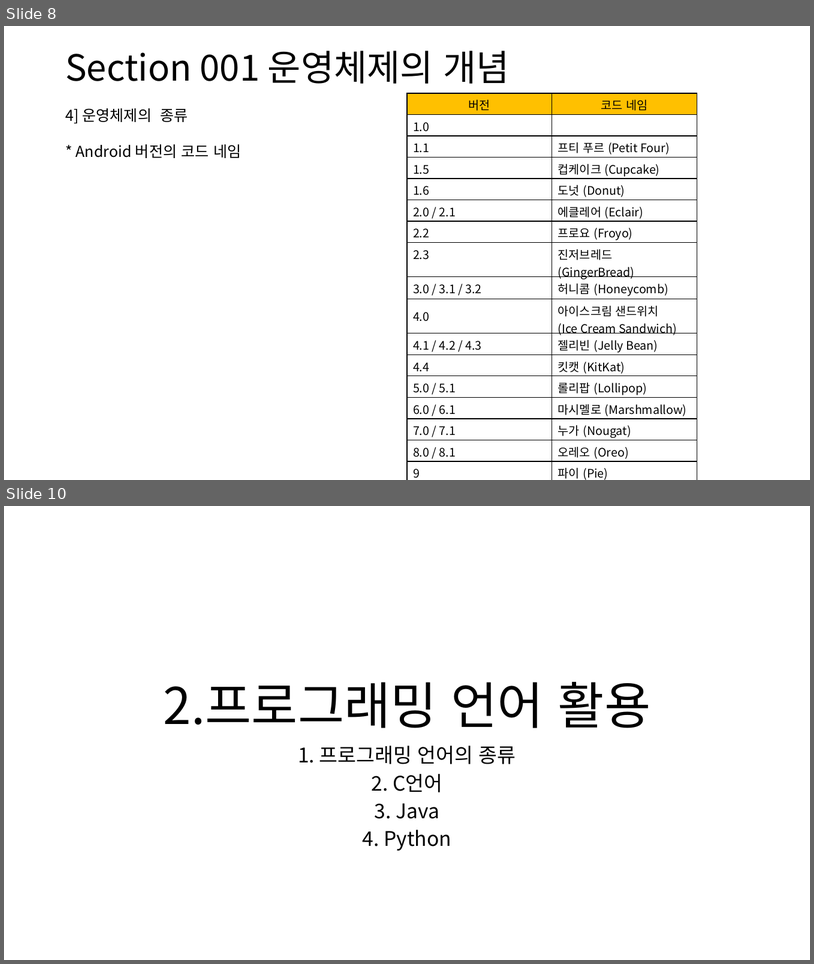
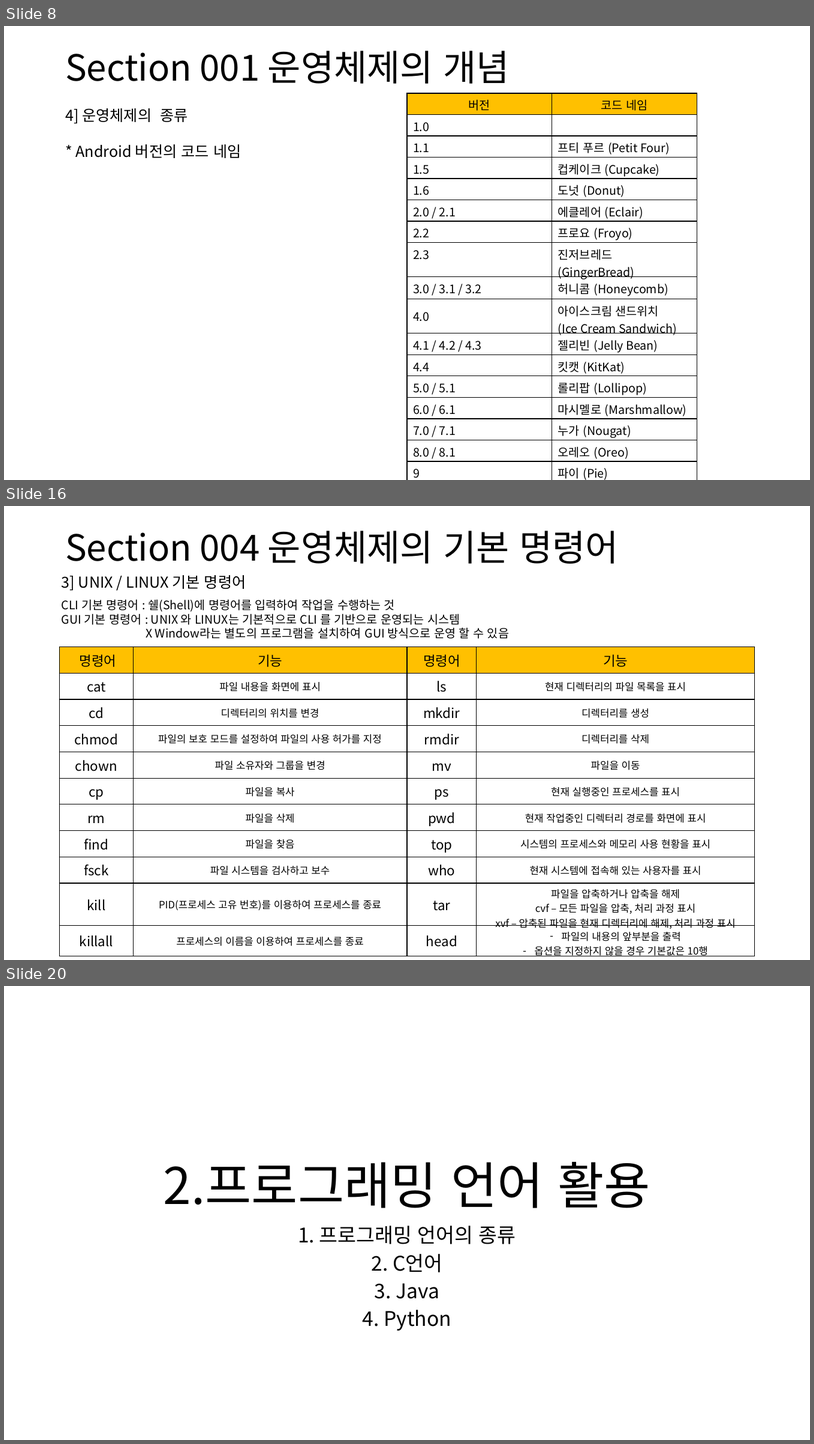
Before and after one commit to DreamSH-J/Certification, a slide deck: 실기 정리/정보처리 기능사 실기.pptx. Shown one above the other, each under a label of ours: slides 8 and 10 before the commit, slides 8, 16 and 20 after it; the slides between them are not shown. The pictures are 814x964 and 814x1444 pixels, drawn with LibreOffice and Linux fonts; fonts in the diff are those of the drawing. Boxes give left, top, right and bottom in pixels: in the first picture for what was removed or moved away, otherwise in the second. Text is boxed around its words. In the diff, an @@ line names an element or a change of style, - is before the commit and + after.

```diff
--- a/실기 정리/정보처리 기능사 실기.pptx
+++ b/실기 정리/정보처리 기능사 실기.pptx
@@ slide 16 added at [4,506,810,960], background #FFFFFF @@
@@ text added at [65,531,619,564], 42.9 pt, text #000000 @@
+Section 004 운영체제의 기본 명령어
@@ text added at [62,575,509,639], 14 pt, text #000000 @@
+3] UNIX / LINUX 기본 명령어
+CLI 기본 명령어 : 쉘(Shell)에 명령어를 입력하여 작업을 수행하는 것
+GUI 기본 명령어 : UNIX 와 LINUX는 기본적으로 CLI 를 기반으로 운영되는 시스템
+X Window라는 별도의 프로그램을 설치하여 GUI 방식으로 운영 할 수 있음
@@ table added at [60,647,755,958], 11 rows, 4 columns @@
+명령어 | 기능 | 명령어 | 기능
+cat | 파일 내용을 화면에 표시 | ls | 현재 디렉터리의 파일 목록을 표시
+cd | 디렉터리의 위치를 변경 | mkdir | 디렉터리를 생성
+chmod | 파일의 보호 모드를 설정하여 파일의 사용 허가를 지정 | rmdir | 디렉터리를 삭제
+chown | 파일 소유자와 그룹을 변경 | mv | 파일을 이동
+cp | 파일을 복사 | ps | 현재 실행중인 프로세스를 표시
+rm | 파일을 삭제 | pwd | 현재 작업중인 디렉터리 경로를 화면에 표시
+find | 파일을 찾음 | top | 시스템의 프로세스와 메모리 사용 현황을 표시
+fsck | 파일 시스템을 검사하고 보수 | who | 현재 시스템에 접속해 있는 사용자를 표시
+kill | PID(프로세스 고유 번호)를 이용하여 프로세스를 종료 | tar | 파일을 압축하거나 압축을 해제 / cvf – 모든 파일을 압축, 처리 과정 표시 / xvf – 압축된 파일을 현재 디렉터리에 해제, 처리 과정 표시
+killall | 프로세스의 이름을 이용하여 프로세스를 종료 | head | 파일의 내용의 앞부분을 출력 / 옵션을 지정하지 않을 경우 기본값은 10행
@@ what was slide 10 is now slide 20 @@
```
Also in this commit, not shown: 2 slides changed, 9 other slides added.
